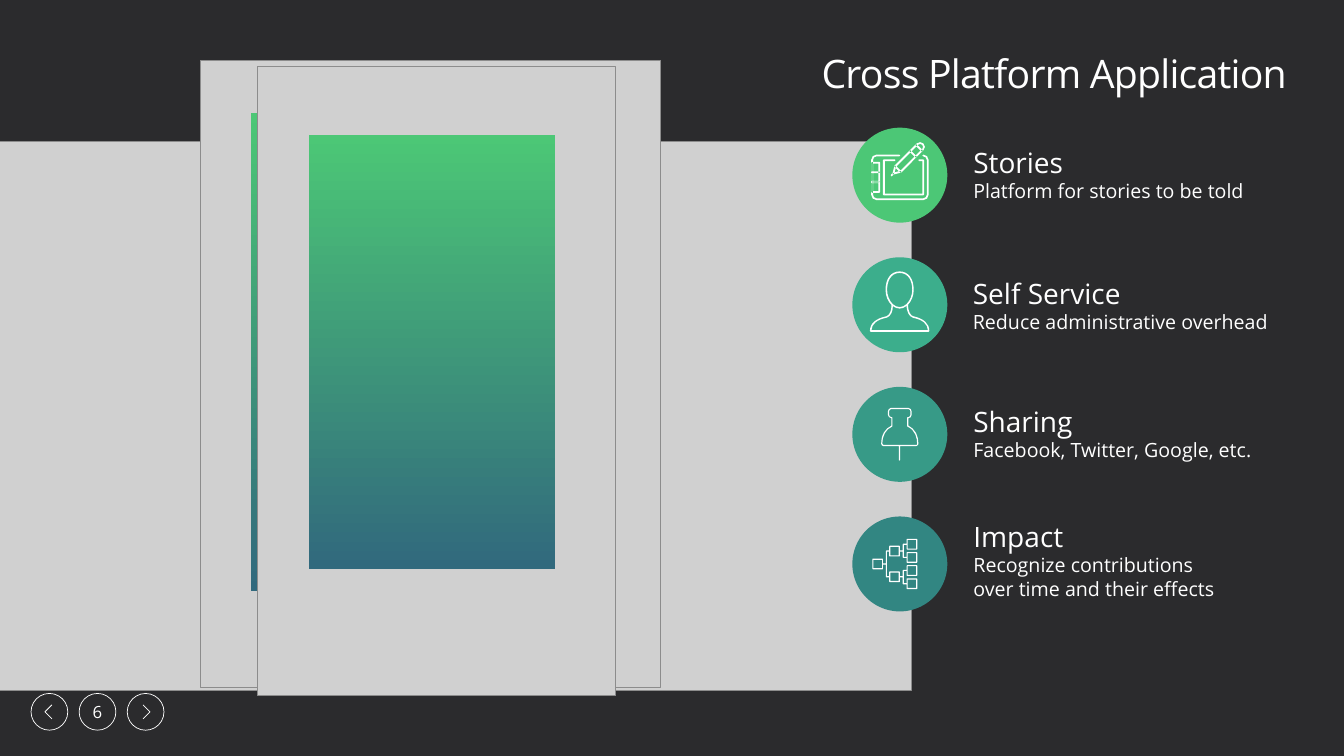
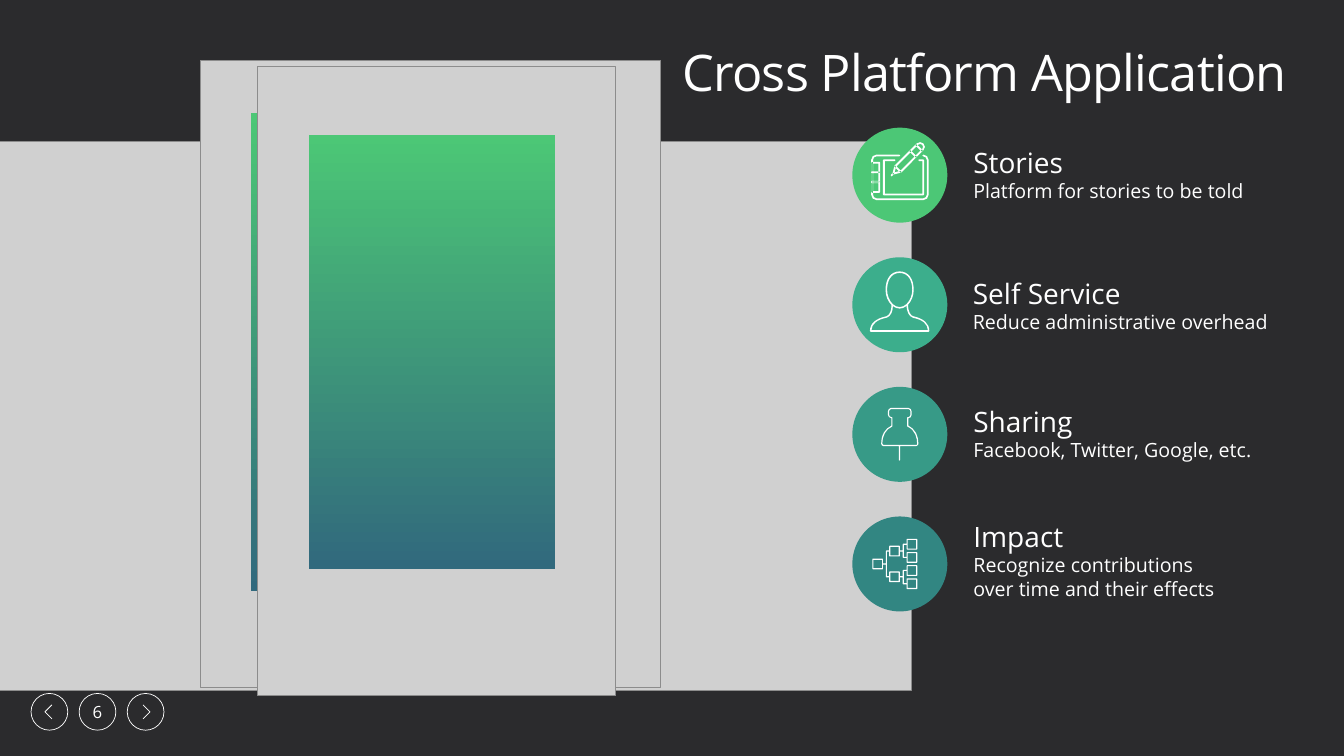
Before and after one commit to Houston17/team-4, a slide deck: slide 6 of bootflat.github.io-master/Final Presentation.pptx. Drawn at 1344x756 pixels with LibreOffice and Linux fonts; fonts in the diff are those of the drawing; grey boxes stand for pictures. Boxes give left, top, right and bottom in pixels: in the first picture for what was removed or moved away, otherwise in the second. Text is boxed around its words. In the diff, an @@ line names an element or a change of style, - is before the commit and + after.

Commit message:
pp
pp

```diff
--- a/bootflat.github.io-master/Final Presentation.pptx
+++ b/bootflat.github.io-master/Final Presentation.pptx
@@ title "Cross Platform Application" at bbox=[682, 52, 1287, 103]: size 28 to 36 pt @@
```
